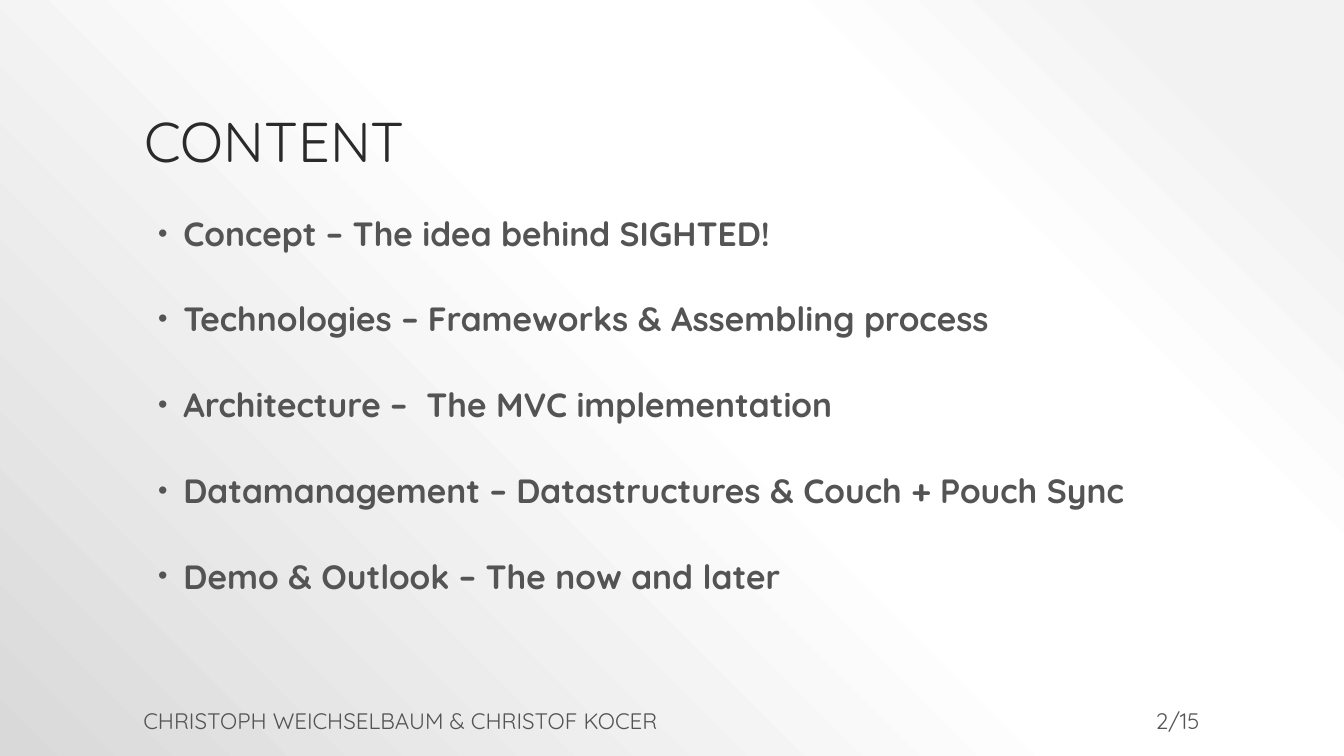
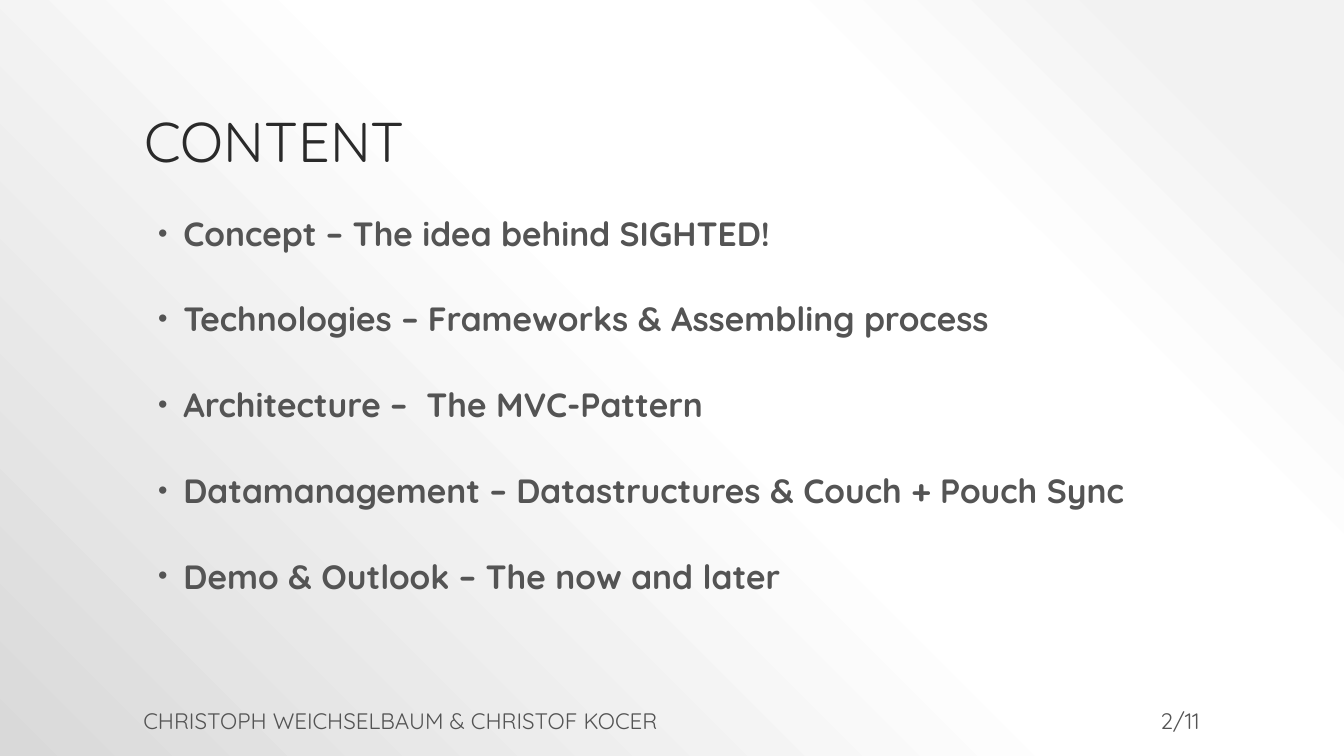
Before and after one commit to ChriWe/MobileGIS, a slide deck: slide 2 of docs/mobilegis_sighted.pptx. Drawn at 1344x756 pixels with LibreOffice and Linux fonts; fonts in the diff are those of the drawing. Boxes give left, top, right and bottom in pixels: in the first picture for what was removed or moved away, otherwise in the second. Text is boxed around its words. In the diff, an @@ line names an element or a change of style, - is before the commit and + after.

```diff
--- a/docs/mobilegis_sighted.pptx
+++ b/docs/mobilegis_sighted.pptx
@@ text at (183, 392, 703, 418): text changed @@
-• Architecture – The MVC implementation
+• Architecture – The MVC-Pattern
@@ page number at (1160, 711, 1199, 732): text changed @@
-2/15
+2/11
```
Also in this commit, not shown: 7 other slides changed.
